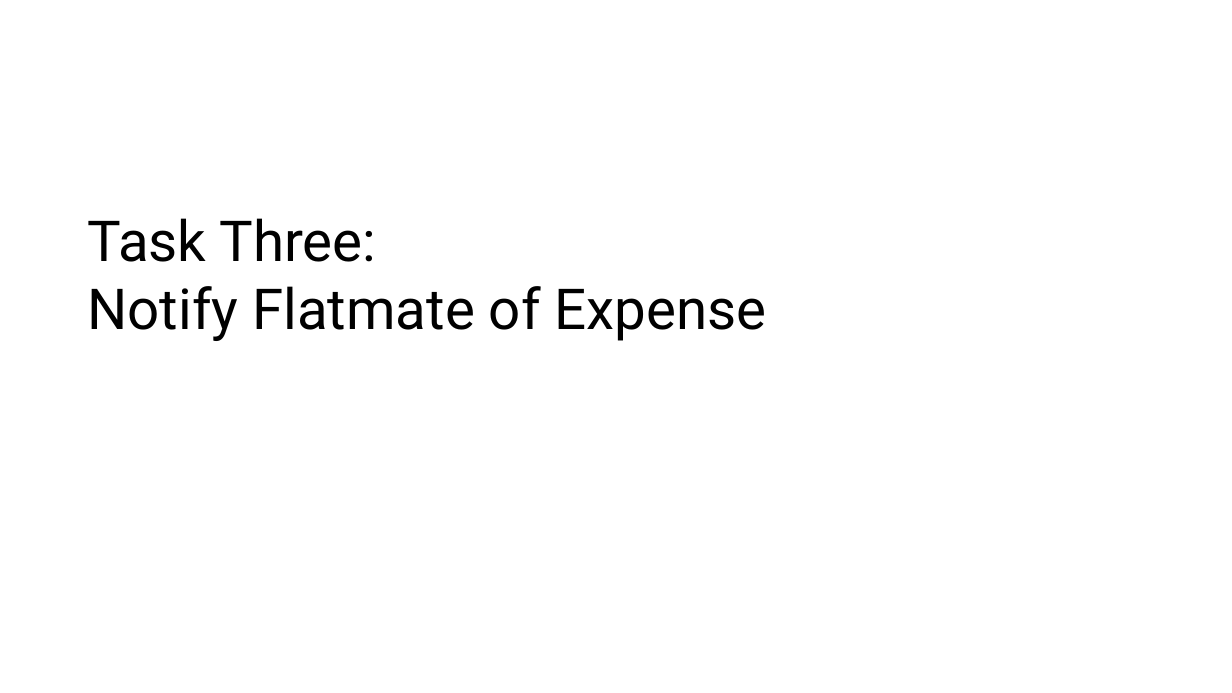
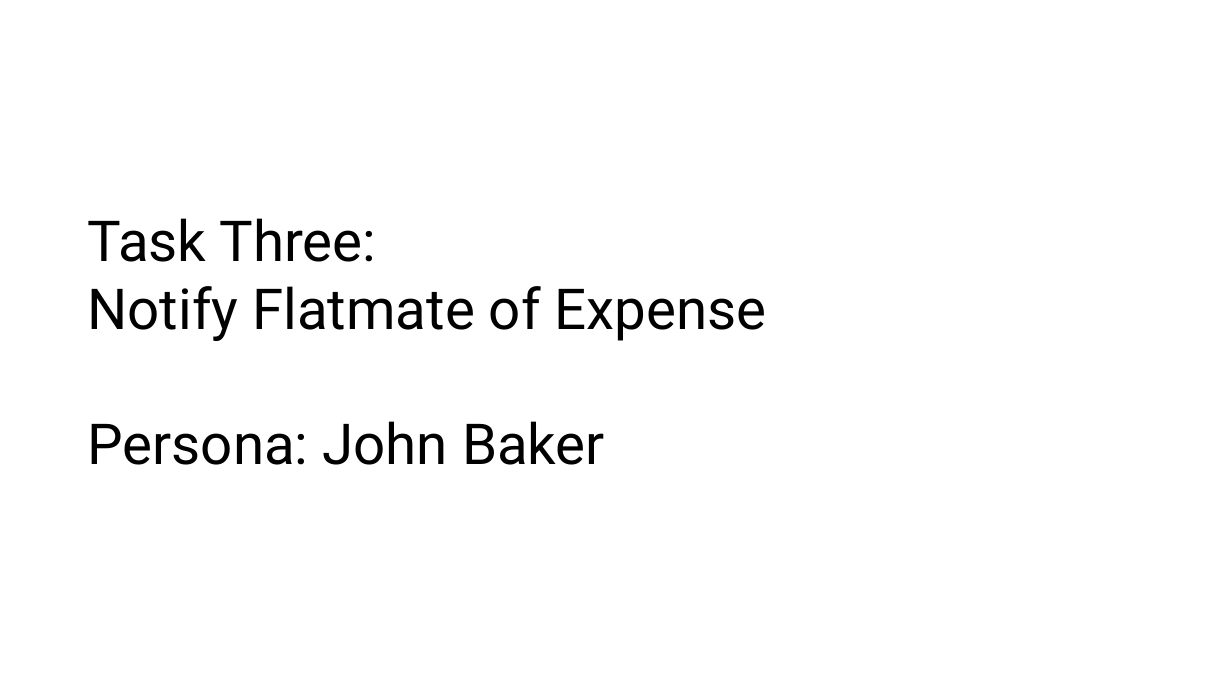
Before and after one commit to SolidCaterpillar/SWEN303-Group-Project-Part-1, a slide deck: slide 11 of Cognitive_Presentations/Cognitive_Presentation_ZArn.pptx. Drawn at 1232x693 pixels with LibreOffice and Linux fonts; fonts in the diff are those of the drawing. Boxes give left, top, right and bottom in pixels: in the first picture for what was removed or moved away, otherwise in the second. Text is boxed around its words. In the diff, an @@ line names an element or a change of style, - is before the commit and + after.

```diff
--- a/Cognitive_Presentations/Cognitive_Presentation_ZArn.pptx
+++ b/Cognitive_Presentations/Cognitive_Presentation_ZArn.pptx
@@ text at (x1=87, y1=218, x2=767, y2=465): text changed @@
-Task Three:
-Notify Flatmate of Expense
+Task Three:
+Notify Flatmate of Expense
+Persona: John Baker
```
Also in this commit, not shown: 3 other slides changed.
